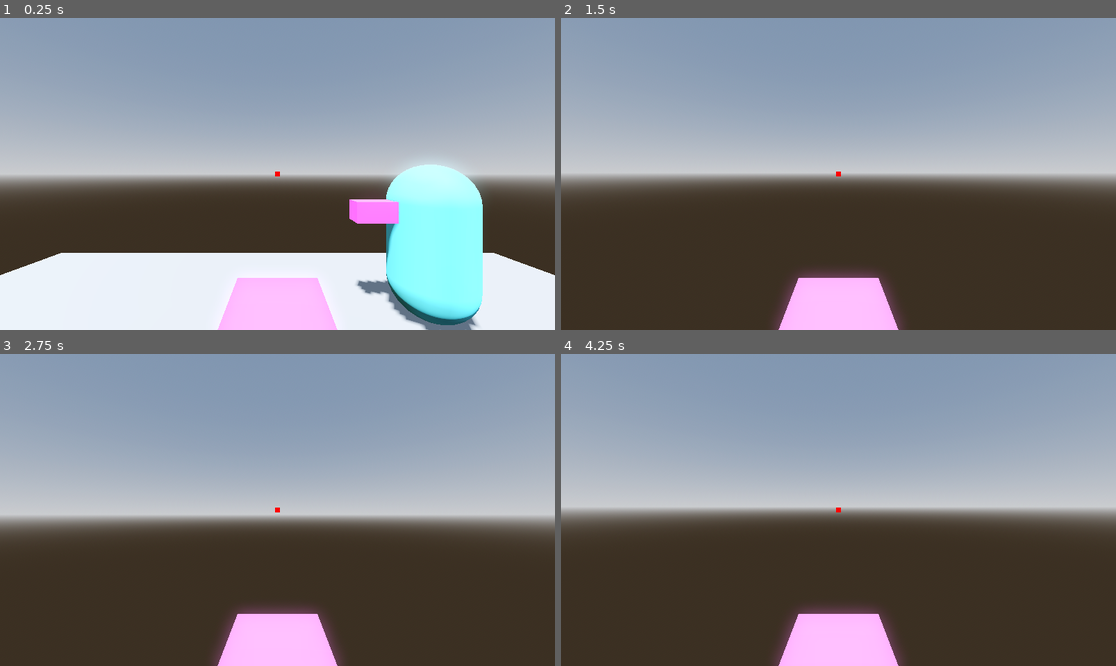
Above: before the commit, frames 1-4 (two rows, left to right).
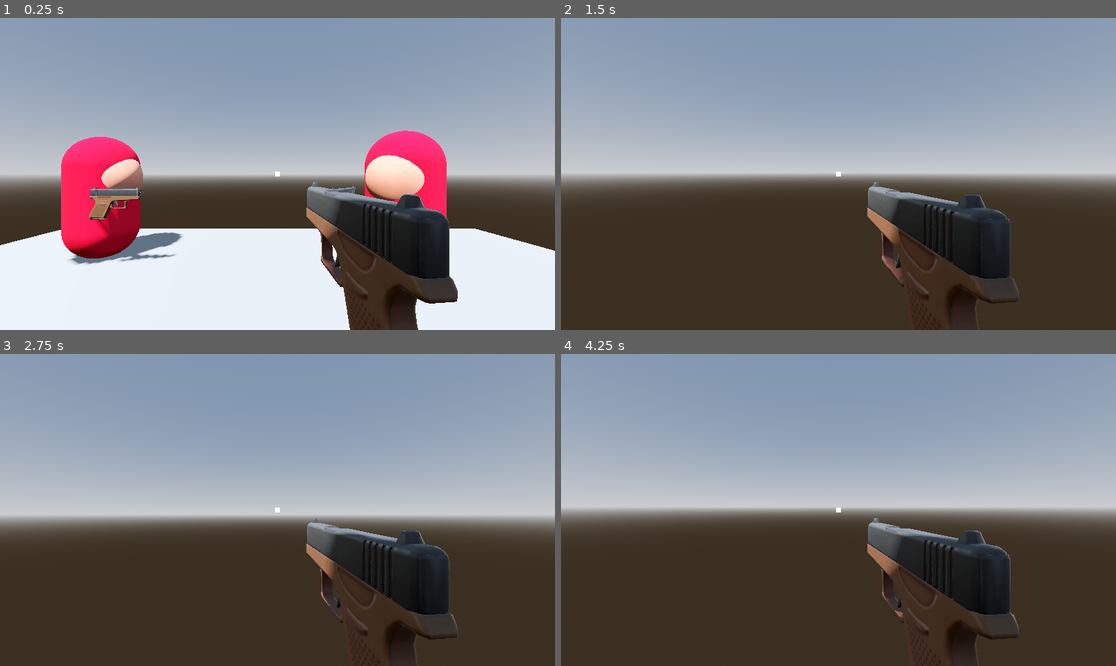
Above: after the commit, the same moments.

Repository: mobster352/FPS-Game
Game: Godot game, scene res://environment/level.tscn
The game is run twice, just before and just after one commit, with the same random seed, the same clock (stepped at 60 frames per second) and the same inputs.
Inputs (mouse positions are in pixels of both pictures, inside the frame that each line leads up to):
- Up to frame 1 (0.25 s): no input
- Up to frame 2 (1.5 s): tap Enter (ui_accept) at 0.5, 0.77 s; move the mouse to (866, 174) at 0.52 s; hold W (move_forward) from 0.53 s (still down); click (866, 174) at 0.6 s; move the mouse to (810, 174) at 1.27 s; click (810, 174) at 1.35 s
- Up to frame 3 (2.75 s): keep holding W (move_forward); tap Enter (ui_accept) at 1.52 s; move the mouse to (288, 503) at 2.02 s; click (288, 503) at 2.1 s
- Up to frame 4 (4.25 s): keep holding W (move_forward); move the mouse to (832, 516) at 2.77 s; click (832, 516) at 2.85 s; tap Enter (ui_accept) at 3.02, 3.77 s; move the mouse to (877, 513) at 3.52 s; click (877, 513) at 3.6 s; tap Escape (pause) at 4.15 s

The runs differ from the first frame. In frame 1, 27% of the frame differs, in the area x 0-100%, y 36-100%; in frame 2, 8.5%; in frame 3, 8.4%; in frame 4, 8.4%.

Commit message:
added weapons, first animation

Diff:
--- /dev/null
+++ b/assets/weapons/pew.gd
@@ -0,0 +1,15 @@
+extends Node3D
+
+@export var animationTree: AnimationTree
+
+# Called when the node enters the scene tree for the first time.
+func _ready() -> void:
+	pass # Replace with function body.
+
+
+# Called every frame. 'delta' is the elapsed time since the previous frame.
+func _process(delta: float) -> void:
+	pass
+
+func shoot_animation() -> void:
+	animationTree.set("parameters/ShootOneShot/request", AnimationNodeOneShot.ONE_SHOT_REQUEST_FIRE)
--- /dev/null
+++ b/assets/weapons/pew.tscn
@@ -0,0 +1,34 @@
+[gd_scene load_steps=7 format=3 uid="uid://duowqwgxey3gs"]
+
+[ext_resource type="PackedScene" uid="uid://csr01dxydyrxj" path="res://assets/styloo/pew_edited.glb" id="1_sqm2m"]
+[ext_resource type="Script" uid="uid://bngtodrpytder" path="res://assets/weapons/pew.gd" id="2_48531"]
+
+[sub_resource type="AnimationNodeAnimation" id="AnimationNodeAnimation_sqm2m"]
+animation = &"Shoot"
+
+[sub_resource type="AnimationNodeOneShot" id="AnimationNodeOneShot_48531"]
+fadein_time = 0.2
+fadeout_time = 0.2
+
+[sub_resource type="AnimationNodeStateMachine" id="AnimationNodeStateMachine_hv23d"]
+
+[sub_resource type="AnimationNodeBlendTree" id="AnimationNodeBlendTree_khj2o"]
+graph_offset = Vector2(-630.522, -14.0605)
+nodes/ShootAnimation/node = SubResource("AnimationNodeAnimation_sqm2m")
+nodes/ShootAnimation/position = Vector2(-220, 140)
+nodes/ShootOneShot/node = SubResource("AnimationNodeOneShot_48531")
+nodes/ShootOneShot/position = Vector2(80, 80)
+nodes/StateMachine/node = SubResource("AnimationNodeStateMachine_hv23d")
+nodes/StateMachine/position = Vector2(-260, -80)
+node_connections = [&"ShootOneShot", 0, &"StateMachine", &"ShootOneShot", 1, &"ShootAnimation", &"output", 0, &"ShootOneShot"]
+
+[node name="pew" node_paths=PackedStringArray("animationTree") instance=ExtResource("1_sqm2m")]
+script = ExtResource("2_48531")
+animationTree = NodePath("AnimationTree")
+
+[node name="AnimationTree" type="AnimationTree" parent="." index="2"]
+tree_root = SubResource("AnimationNodeBlendTree_khj2o")
+anim_player = NodePath("../AnimationPlayer")
+parameters/ShootOneShot/active = false
+parameters/ShootOneShot/internal_active = false
+parameters/ShootOneShot/request = 0
--- a/entities/enemy.tscn
+++ /dev/null
@@ -1,27 +0,0 @@
-[gd_scene load_steps=4 format=3 uid="uid://cluhuyjg8gco4"]
-
-[ext_resource type="PackedScene" uid="uid://cqhna6sp0j81h" path="res://entities/skin.tscn" id="1_p7g5j"]
-
-[sub_resource type="CapsuleShape3D" id="CapsuleShape3D_pqhw6"]
-radius = 0.963767
-height = 2.0324
-
-[sub_resource type="CapsuleShape3D" id="CapsuleShape3D_p7g5j"]
-
-[node name="Enemy" type="CharacterBody3D" groups=["enemies"]]
-collision_layer = 4
-collision_mask = 3
-
-[node name="body" type="CollisionShape3D" parent="."]
-transform = Transform3D(1, 0, 0, 0, 1, 0, 0, 0, 1, 0, 1, 0)
-shape = SubResource("CapsuleShape3D_pqhw6")
-
-[node name="skin" parent="." instance=ExtResource("1_p7g5j")]
-
-[node name="Hitbox" type="Area3D" parent="." groups=["enemy_hitboxes"]]
-collision_layer = 2
-collision_mask = 0
-
-[node name="CollisionShape3D" type="CollisionShape3D" parent="Hitbox"]
-transform = Transform3D(1, 0, 0, 0, 1, 0, 0, 0, 1, 0, 1, 0)
-shape = SubResource("CapsuleShape3D_p7g5j")
--- /dev/null
+++ b/entities/enemy/enemy.gd
@@ -0,0 +1,4 @@
+extends CharacterBody3D
+
+func take_damage() -> void:
+	queue_free()
--- /dev/null
+++ b/entities/enemy/enemy.tscn
@@ -0,0 +1,58 @@
+[gd_scene load_steps=8 format=3 uid="uid://cluhuyjg8gco4"]
+
+[ext_resource type="Script" uid="uid://deslibkw6ks7e" path="res://entities/enemy/enemy.gd" id="1_im2q6"]
+[ext_resource type="PackedScene" uid="uid://cqhna6sp0j81h" path="res://entities/skin.tscn" id="1_p7g5j"]
+[ext_resource type="PackedScene" uid="uid://duowqwgxey3gs" path="res://assets/weapons/pew.tscn" id="3_3fvr7"]
+
+[sub_resource type="CapsuleShape3D" id="CapsuleShape3D_pqhw6"]
+radius = 0.963767
+height = 2.0324
+
+[sub_resource type="StandardMaterial3D" id="StandardMaterial3D_p7g5j"]
+albedo_color = Color(0.904979, 0, 0.213566, 1)
+
+[sub_resource type="StandardMaterial3D" id="StandardMaterial3D_pqhw6"]
+albedo_color = Color(0.908699, 0.604594, 0.510134, 1)
+
+[sub_resource type="CapsuleShape3D" id="CapsuleShape3D_p7g5j"]
+
+[node name="Enemy" type="CharacterBody3D" groups=["enemies"]]
+collision_layer = 4
+collision_mask = 3
+script = ExtResource("1_im2q6")
+
+[node name="body" type="CollisionShape3D" parent="."]
+transform = Transform3D(1, 0, 0, 0, 1, 0, 0, 0, 1, 0, 1, 0)
+shape = SubResource("CapsuleShape3D_pqhw6")
+
+[node name="skin" parent="." instance=ExtResource("1_p7g5j")]
+
+[node name="body" parent="skin" index="0"]
+surface_material_override/0 = SubResource("StandardMaterial3D_p7g5j")
+
+[node name="MeshInstance3D" parent="skin/body" index="0"]
+surface_material_override/0 = SubResource("StandardMaterial3D_pqhw6")
+
+[node name="pointer" parent="skin" index="1"]
+transform = Transform3D(1, 0, 0, 0, 1, 0, 0, 0, 1, -0.31043, 1.23312, 0)
+
+[node name="pew" parent="skin/pointer" index="0" instance=ExtResource("3_3fvr7")]
+transform = Transform3D(0.522642, 0, -4.97261, 0, 5, 0, 4.97261, 0, 0.522642, -0.195, -0.275, 0.732)
+
+[node name="ShotRaycast" type="RayCast3D" parent="skin/pointer" index="1"]
+transform = Transform3D(1, 0, -6.45849e-09, 0, 1, 0, 6.45849e-09, 0, 1, 0, 0, 0)
+target_position = Vector3(0, 0, 100)
+collision_mask = 2
+hit_from_inside = true
+collide_with_areas = true
+collide_with_bodies = false
+
+[node name="Hitbox" type="Area3D" parent="." groups=["enemy_hitboxes"]]
+collision_layer = 2
+collision_mask = 0
+
+[node name="CollisionShape3D" type="CollisionShape3D" parent="Hitbox"]
+transform = Transform3D(1, 0, 0, 0, 1, 0, 0, 0, 1, 0, 1, 0)
+shape = SubResource("CapsuleShape3D_p7g5j")
+
+[editable path="skin"]
--- a/entities/player/player.gd
+++ b/entities/player/player.gd
@@ -3,10 +3,13 @@
 const SPEED = 5.0
 const JUMP_VELOCITY = 4.5
 
-@export var mouse_sensitivity: float = 0.002 # Adjust sensitivity as needed
-@export var camera_pivot: Node3D # Drag your Node3D (Head) here in the Inspector
+@export var mouse_sensitivity: float = 0.002
+@export var camera_pivot: Node3D
 
 @export var shotRaycast: RayCast3D
+@export var reticle: ColorRect
+
+@export var weapon: Node3D
 
 var is_paused := false
 var invert := -1
@@ -21,14 +24,13 @@
 			Input.mouse_mode = Input.MOUSE_MODE_VISIBLE
 		else:
 			Input.mouse_mode = Input.MOUSE_MODE_CAPTURED
+	_process_rayCast()
 	_process_movement()
 
 func _physics_process(delta: float) -> void:
-	# Add the gravity.
 	if not is_on_floor():
 		velocity += get_gravity() * delta
 	_process_jump()
-	#_process_movement()
 	_process_shot()
 
 func _process_jump() -> void:
@@ -71,16 +73,27 @@
 
 func shoot() -> void:
 	if shotRaycast.is_colliding():
-		#var collider = shotRaycast.get_collider()
-		var target = shotRaycast.get_collider() # A CollisionObject2D.
+		var target = shotRaycast.get_collider() as Node3D # A CollisionObject2D.
 		#var shape_id = shotRaycast.get_collider_shape() # The shape index in the collider.
 		#var owner_id = target.shape_find_owner(shape_id) # The owner ID in the collider.
 		#var shape = target.shape_owner_get_owner(owner_id)
 		#print(shape.name)
+
 		if target.is_in_group("enemy_hitboxes"):
-			print("Hit!")
-		else:
-			print("Missed!")
-			#collider.take_damage(10) # Call a method on the enemy
+			var parent = target.get_parent()
+			if parent:
+				if parent.has_method("take_damage"):
+					parent.call("take_damage")
 	else:
 		print("Missed!")
+	if weapon and weapon.has_method("shoot_animation"):
+		weapon.call("shoot_animation")
+
+func _process_rayCast() -> void:
+	if shotRaycast.is_colliding():
+		var target = shotRaycast.get_collider()
+		if target:
+			if target.is_in_group("enemy_hitboxes"):
+				reticle.color = Color(255,0,0)
+	else:
+		reticle.color = Color(1,1,1)
--- a/entities/player/player.tscn
+++ b/entities/player/player.tscn
@@ -1,16 +1,19 @@
-[gd_scene load_steps=4 format=3 uid="uid://br82d65qlha22"]
+[gd_scene load_steps=5 format=3 uid="uid://br82d65qlha22"]
 
 [ext_resource type="Script" uid="uid://8y53sjqu8obf" path="res://entities/player/player.gd" id="1_abrql"]
 [ext_resource type="PackedScene" uid="uid://cqhna6sp0j81h" path="res://entities/skin.tscn" id="1_symyc"]
+[ext_resource type="PackedScene" uid="uid://duowqwgxey3gs" path="res://assets/weapons/pew.tscn" id="3_sglur"]
 
 [sub_resource type="CapsuleShape3D" id="CapsuleShape3D_sfv1e"]
 
-[node name="Player" type="CharacterBody3D" node_paths=PackedStringArray("camera_pivot", "shotRaycast")]
+[node name="Player" type="CharacterBody3D" node_paths=PackedStringArray("camera_pivot", "shotRaycast", "reticle", "weapon")]
 collision_layer = 2
 collision_mask = 5
 script = ExtResource("1_abrql")
 camera_pivot = NodePath("skin/pointer")
-shotRaycast = NodePath("skin/pointer/Camera3D/ShotRaycast")
+shotRaycast = NodePath("skin/pointer/ShotRaycast")
+reticle = NodePath("Control/MarginContainer/Reticle")
+weapon = NodePath("skin/pointer/pew")
 
 [node name="CollisionShape3D" type="CollisionShape3D" parent="."]
 transform = Transform3D(1, 0, 0, 0, 1, 0, 0, 0, 1, 0, 1, 0)
@@ -18,11 +21,17 @@
 
 [node name="skin" parent="." instance=ExtResource("1_symyc")]
 
+[node name="pointer" parent="skin" index="1"]
+transform = Transform3D(1, 0, 0, 0, 1, 0, 0, 0, 1, -0.187561, 1.38268, 0)
+
 [node name="Camera3D" type="Camera3D" parent="skin/pointer" index="0"]
-transform = Transform3D(-3.69896, 0, -3.23374e-07, 0, 3.7433, 0, 1.07245e-07, 0, -1.22674, 0, 1.81657, -0.341938)
+transform = Transform3D(-1, 0, -8.74228e-08, 0, 1, 0, 8.74228e-08, 0, -1, 0, 0, 0.0426661)
 
-[node name="ShotRaycast" type="RayCast3D" parent="skin/pointer/Camera3D"]
-transform = Transform3D(-1, 0, 8.74228e-08, 0, 1, 0, -8.74228e-08, 0, -1, 0, 0.001, 0)
+[node name="pew" parent="skin/pointer" index="1" instance=ExtResource("3_sglur")]
+transform = Transform3D(0.522642, 0, -4.97261, 0, 5, 0, 4.97261, 0, 0.522642, -0.195, -0.275, 0.732)
+
+[node name="ShotRaycast" type="RayCast3D" parent="skin/pointer" index="2"]
+transform = Transform3D(1, 0, -6.45849e-09, 0, 1, 0, 6.45849e-09, 0, 1, 0, 0, 0)
 target_position = Vector3(0, 0, 100)
 collision_mask = 2
 hit_from_inside = true
@@ -51,7 +60,7 @@
 grow_horizontal = 2
 grow_vertical = 2
 
-[node name="ColorRect" type="ColorRect" parent="Control/MarginContainer"]
+[node name="Reticle" type="ColorRect" parent="Control/MarginContainer"]
 layout_mode = 2
 color = Color(0.996924, 0.000213893, 0.000117824, 1)
 
--- a/entities/skin.tscn
+++ b/entities/skin.tscn
@@ -5,10 +5,10 @@
 [sub_resource type="StandardMaterial3D" id="StandardMaterial3D_abrql"]
 albedo_color = Color(0.383399, 0.910084, 1, 1)
 
-[sub_resource type="BoxMesh" id="BoxMesh_sglur"]
+[sub_resource type="SphereMesh" id="SphereMesh_ldbi2"]
 
-[sub_resource type="StandardMaterial3D" id="StandardMaterial3D_ldbi2"]
-albedo_color = Color(1, 0.326298, 0.995412, 1)
+[sub_resource type="StandardMaterial3D" id="StandardMaterial3D_ksru8"]
+albedo_color = Color(0.999305, 0.529249, 0.753939, 1)
 
 [node name="skin" type="Node3D"]
 
@@ -18,7 +18,10 @@
 skeleton = NodePath("../..")
 surface_material_override/0 = SubResource("StandardMaterial3D_abrql")
 
-[node name="pointer" type="MeshInstance3D" parent="."]
-transform = Transform3D(0.270346, 0, 0, 0, 0.267144, 0, 0, 0, 0.815171, 0, 1.39046, 0.594137)
-mesh = SubResource("BoxMesh_sglur")
-surface_material_override/0 = SubResource("StandardMaterial3D_ldbi2")
+[node name="MeshInstance3D" type="MeshInstance3D" parent="body"]
+transform = Transform3D(0.867106, 0, 0, 0, 1.02591, 0, 0, 0, 1.00026, 0, 0.318727, 0.0828568)
+mesh = SubResource("SphereMesh_ldbi2")
+surface_material_override/0 = SubResource("StandardMaterial3D_ksru8")
+
+[node name="pointer" type="Marker3D" parent="."]
+transform = Transform3D(1, 0, 0, 0, 1, 0, 0, 0, 1, 0, 1.85434, 0)
--- a/environment/level.tscn
+++ b/environment/level.tscn
@@ -1,7 +1,7 @@
 [gd_scene load_steps=8 format=3 uid="uid://bl2tap3b4bh4i"]
 
 [ext_resource type="PackedScene" uid="uid://br82d65qlha22" path="res://entities/player/player.tscn" id="1_hjwoo"]
-[ext_resource type="PackedScene" uid="uid://cluhuyjg8gco4" path="res://entities/enemy.tscn" id="2_vfqff"]
+[ext_resource type="PackedScene" uid="uid://cluhuyjg8gco4" path="res://entities/enemy/enemy.tscn" id="2_vfqff"]
 
 [sub_resource type="ProceduralSkyMaterial" id="ProceduralSkyMaterial_hjwoo"]
 sky_horizon_color = Color(0.662243, 0.671743, 0.686743, 1)
@@ -44,4 +44,16 @@
 [node name="Player" parent="Entities" instance=ExtResource("1_hjwoo")]
 
 [node name="Enemy" parent="Entities" instance=ExtResource("2_vfqff")]
-transform = Transform3D(-4.37114e-08, 0, 1, 0, 1, 0, -1, 0, -4.37114e-08, -2, 0, 3)
+transform = Transform3D(-0.605377, 0, 0.795939, 0, 1, 0, -0.795939, 0, -0.605377, -2, 0, 3)
+
+[node name="Enemy2" parent="Entities" instance=ExtResource("2_vfqff")]
+transform = Transform3D(0.9976, 0, -0.0692341, 0, 1, 0, 0.0692341, 0, 0.9976, -2, 0, -3.03452)
+
+[node name="Enemy3" parent="Entities" instance=ExtResource("2_vfqff")]
+transform = Transform3D(0.999954, 0, -0.00963399, 0, 1, 0, 0.00963399, 0, 0.999954, 2.71515, 0, -3.03452)
+
+[node name="Enemy4" parent="Entities" instance=ExtResource("2_vfqff")]
+transform = Transform3D(-0.0761621, 0, -0.997095, 0, 1, 0, 0.997095, 0, -0.0761621, 2.71515, 0, 3.45431)
+
+[node name="Camera3D" type="Camera3D" parent="."]
+transform = Transform3D(1, 0, 0, 0, 0.826639, 0.562733, 0, -0.562733, 0.826639, 0, 3.79609, 6.78297)
Binary file added: assets/styloo/pew_edited.glb
Not shown, added: assets/styloo/pew_edited.glb.import
Binary file added: assets/styloo/pew_edited_pewfinal_color.png
Not shown, added: assets/styloo/pew_edited_pewfinal_color.png.import
Binary file added: assets/styloo/pew_edited_pewfinal_normal.png
Not shown, added: assets/styloo/pew_edited_pewfinal_normal.png.import
Not shown, added: assets/weapons/pew.gd.uid
Not shown, added: entities/enemy/enemy.gd.uid
